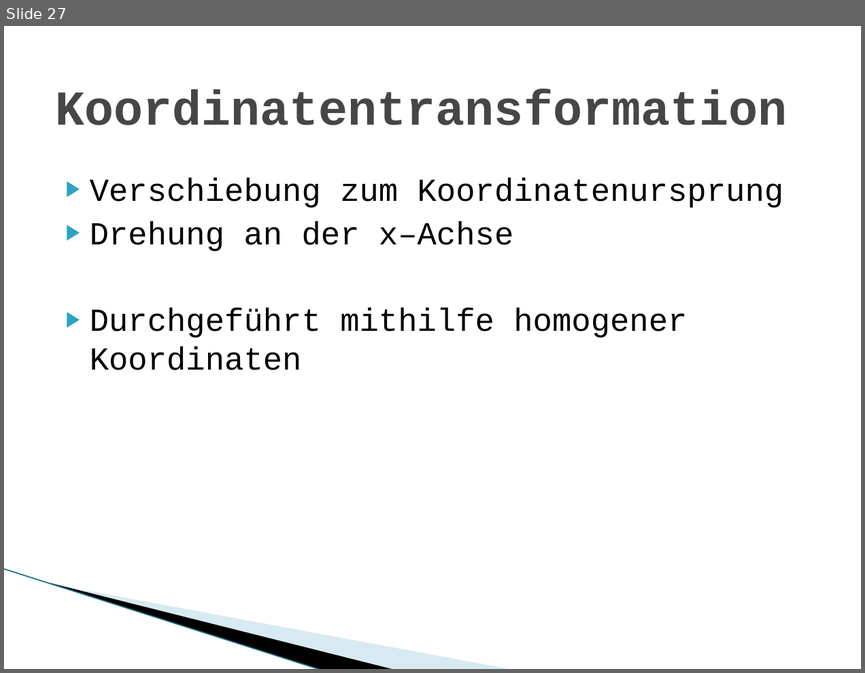
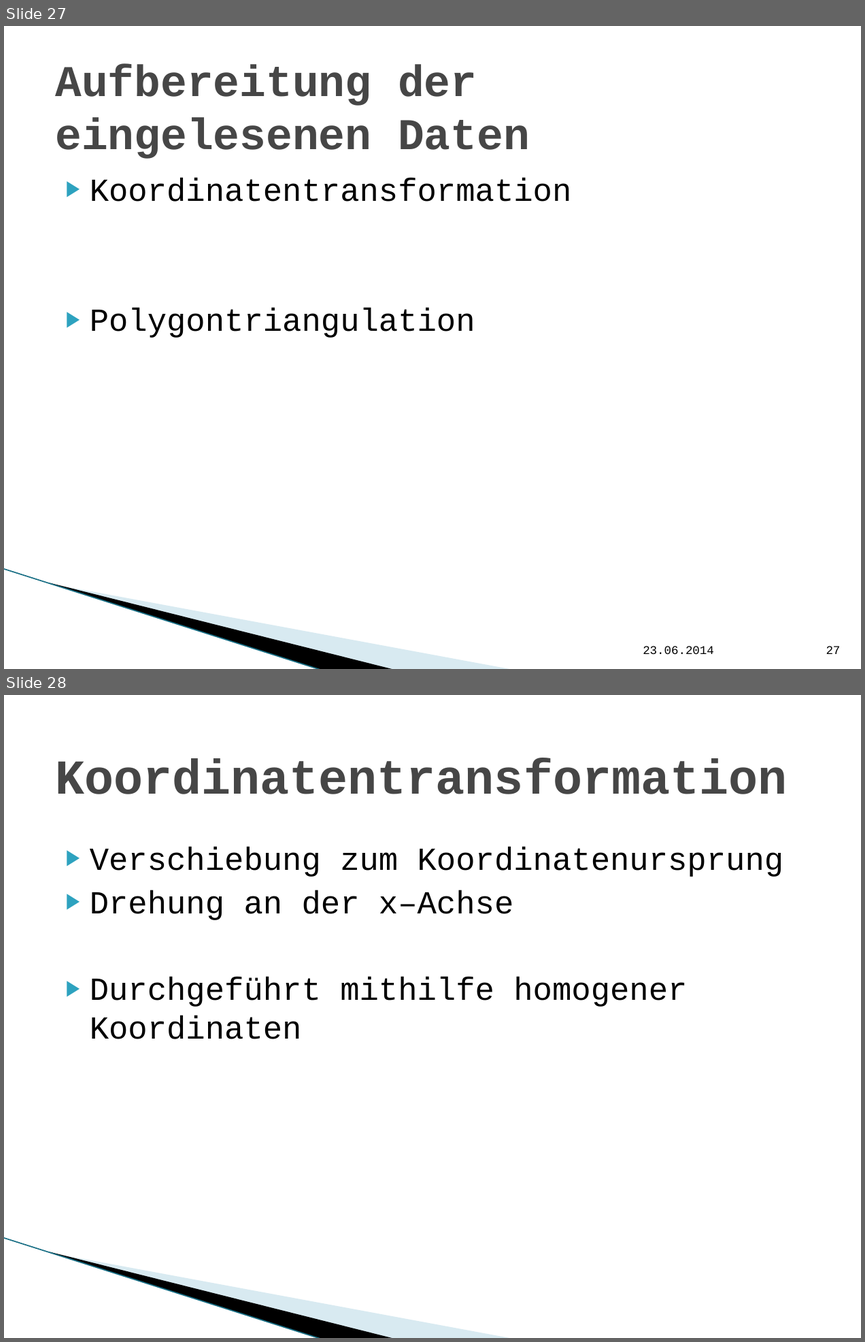
Before and after one commit to hft-swp/stuff, a slide deck: doku/präsentation nicht komplett/vCity-Präsentation.pptx. Shown one above the other, each under a label of ours: slide 27 before the commit, slides 27 and 28 after it. The pictures are 865x673 and 865x1342 pixels, drawn with LibreOffice and Linux fonts; fonts in the diff are those of the drawing; background and template pictures are left out. Boxes give left, top, right and bottom in pixels: in the first picture for what was removed or moved away, otherwise in the second. Text is boxed around its words. In the diff, an @@ line names an element or a change of style, - is before the commit and + after.

```diff
--- a/doku/präsentation nicht komplett/vCity-Präsentation.pptx
+++ b/doku/präsentation nicht komplett/vCity-Präsentation.pptx
@@ slide 27 added at (4, 26, 861, 669), background #FFFFFF; not listed: 3 template elements that a slide beside it also shows @@
@@ title added at (55, 65, 530, 159), 36.9 pt, text #464646, bold @@
+Aufbereitung der eingelesenen Daten
@@ text added at (90, 178, 572, 337), 27 pt, text #000000 @@
+▶ Koordinatentransformation
+▶ Polygontriangulation
@@ text added at (643, 645, 714, 654), 10 pt, text #000000 @@
+23.06.2014
@@ page number added at (826, 645, 840, 654), 10 pt, text #000000 @@
+27
@@ what was slide 27 is now slide 28 @@
```
Also in this commit, not shown: 5 slides changed.
